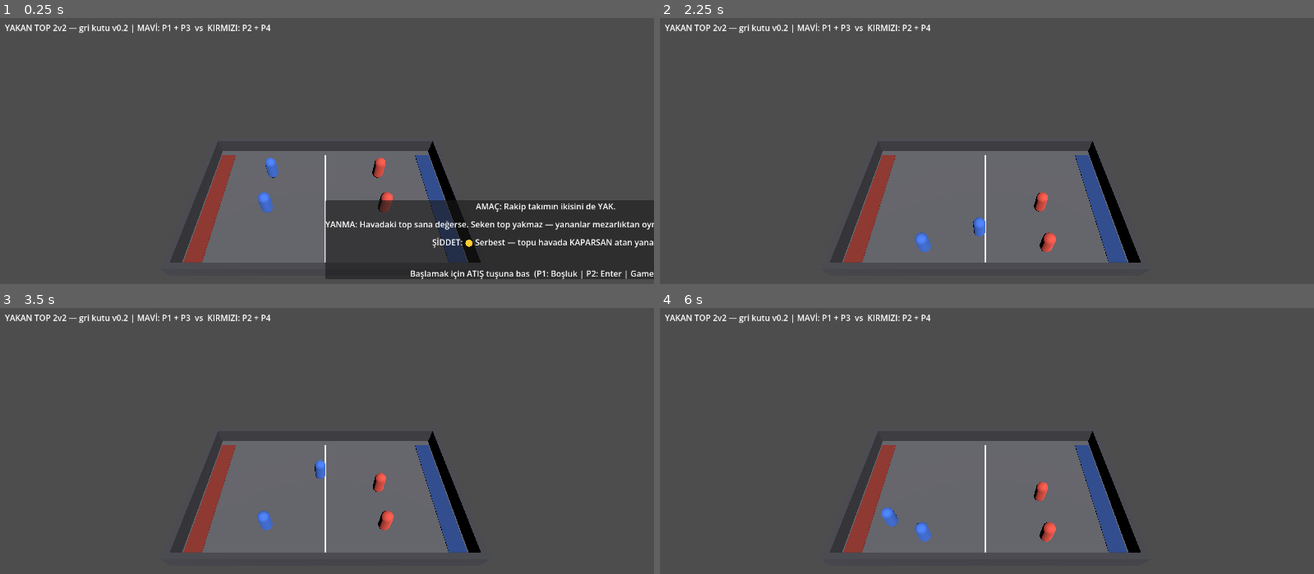
Above: before the commit, frames 1-4 (two rows, left to right).
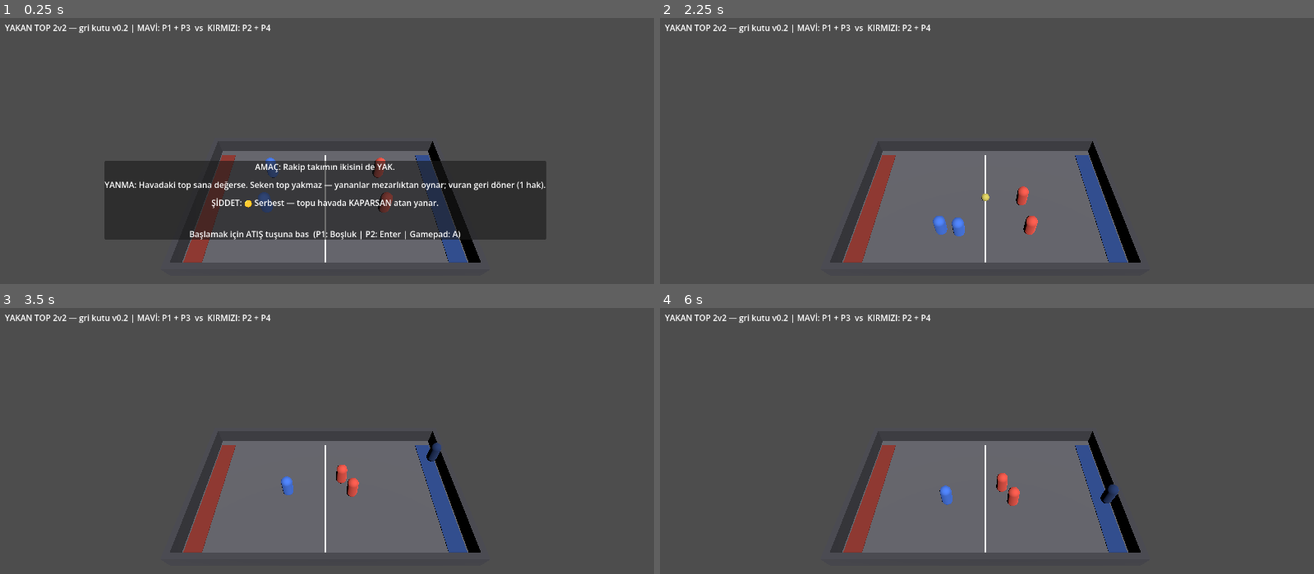
Above: after the commit, the same moments.

Repository: Mchd2323/Sobe
Game: Godot game, scene res://main.tscn
Two runs of this game, one before a commit and one after it. Both use one fixed random seed, a clock stepped at 60 frames per second and the inputs below.
Inputs:
- Up to frame 1 (0.25 s): no input
- Up to frame 2 (2.25 s): tap Enter at 0.5, 1.35 s; hold D 0.53-1.28 s; hold R 0.53-1.28 s; tap Space at 0.77, 1.52 s; hold S 1.28-2.03 s; hold D from 2.03 s (still down); hold R from 2.03 s (still down)
- Up to frame 3 (3.5 s): release D at 2.78 s; release R at 2.78 s; hold W from 2.78 s (still down); tap Enter at 2.85 s; tap Space at 3.02 s
- Up to frame 4 (6 s): release W at 3.53 s; hold R 3.53-4.28 s; hold A 3.53-5.03 s; tap Space at 3.77, 4.52 s; tap Enter at 4.35, 5.85 s; hold S 5.03-5.78 s; hold R 5.03-5.78 s; hold D from 5.78 s (still down)

The runs differ from the first frame. In frame 1, 24% of the frame differs, in the area x 15-100%, y 53-99%; in frame 2, 1.0%; in frame 3, 0.9%; in frame 4, 1.0%.

Commit message:
[A0] Sayisma, UI ortalama duzeltmesi, mezarlik cezasi ve CI bot maci testi
Ilk gercek kanepe testi sonrasi. Godot 4.7.2 ile dogrulandi.

KILITLENEN HIS SABITLERI (kanepe karari): THROW_SPEED=14, PLAYER_SPEED=6.
Botlarin hareketi yeterli bulundu; kapma mekanigi oldugu gibi birakildi.

- SAYISMA: top ortaya donerken DROP_COUNTDOWN (1.5 sn) geri sayim ve sayim
  boyunca DROP_KEEPOUT (3 m) yaklasma yasagi. Oncesinde orta cizgide bekleyen
  oyuncu topu bedavaya alip aninda atabiliyordu - hic mucadele yoktu.
  Acilis topu da ayni yoldan iner. Sozlesmeye on_ball_reset() + get_countdown().
- UI TASMASI: kural karti ve kazanan yazisi PRESET_CENTER kullaniyordu; bu preset
  kutunun sol ust kosesini ekran ortasina koydugu icin panel saga tasip yazilari
  kesiyordu. CenterContainer + FULL_RECT ile gercekten ortalandi, etiketlere
  sarma eklendi, skor etiketi TOP_WIDE'a alindi. Kullanici ekranda dogruladi.
- MEZARLIK_CATCH_PENALTY: yanik aticinin topu havada kapilirsa donus hakki yanar.
  Oncesinde mezarliktan atmanin hicbir riski yoktu.
- CI bot maci testi: scripts/autotest.gd yalniz --sobe-autotest bayragiyla
  yuklenir, normal oyunda hic okunmaz. Tur 120 sn'de bitmezse cikis kodu 1.
- Proje ve CI 4.3 -> 4.7.2. Godot 4.7'nin urettigi .uid dosyalari eklendi.

Olculen taban (4.7.2, saf 2v2 bot, 8 mac): hepsi bitti, kilitlenme yok,
kazanan dagilimi 6-2, sure 21.4-95.5 sn (ort. 60.7 sn).
Sure v0.3'teki 38.7 sn'den yukseldi; enstrumante olcum mac basina 3-7 top
sifirlamasi gosteriyor. Asil kaldirac sayisma suresi degil sifirlama sikligi
(BALL_RESET_TIME). Tempo karari kanepede verilecek.

Co-Authored-By: Claude Opus 5 <noreply@anthropic.com>
Claude-Session: https://claude.ai/code/session_01MTxNxqcJsn6a9ejp78rqrm

Diff:
--- a/project.godot
+++ b/project.godot
@@ -7,7 +7,7 @@
 
 config/name="SOBE - Yakan Top Gri Kutu"
 run/main_scene="res://main.tscn"
-config/features=PackedStringArray("4.3")
+config/features=PackedStringArray("4.7")
 
 [display]
 
--- /dev/null
+++ b/scripts/autotest.gd
@@ -0,0 +1,43 @@
+extends Node
+# SOBE — CI bot maçı testi.
+# YALNIZ `--sobe-autotest` bayrağıyla yüklenir; bayrak yoksa bu dosya hiç okunmaz.
+#
+#   godot --headless --path . -- --sobe-autotest
+#
+# Çıktı: "SONUC: kazanan=<takım> sure=<sn>" + çıkış kodu 0
+#        kilitlenirse "SONUC: KILITLENDI ..." + çıkış kodu 1
+
+const WATCHDOG := 120.0
+
+var _game = null
+var _elapsed := 0.0
+var _done := false
+
+func begin(game) -> void:
+	_game = game
+	# Tüm koltukları bota çevir: insan girdisi olmadan da maç yürüsün.
+	for p in game.players:
+		if not p.is_bot:
+			p.is_bot = true
+			var b := BotBrain.new()
+			b.player = p
+			b.game = game
+			p.brain = b
+	game.current_round.round_finished.connect(_on_finished)
+	game.call_deferred("_start_round")
+
+func _process(delta: float) -> void:
+	if _done or _game == null or not _game.round_active:
+		return
+	_elapsed += delta
+	if _elapsed > WATCHDOG:
+		_done = true
+		print("SONUC: KILITLENDI - %.0f sn'de bitmedi" % WATCHDOG)
+		get_tree().quit(1)
+
+func _on_finished(winner_team: int) -> void:
+	if _done:
+		return
+	_done = true
+	print("SONUC: kazanan=%d sure=%.1fs" % [winner_team, _elapsed])
+	get_tree().quit(0)
--- a/scripts/ball.gd
+++ b/scripts/ball.gd
@@ -6,8 +6,10 @@
 # Havada kapılırsa atan yanar (turu yönetir).
 
 signal hit_player(player, ball)
+signal ball_reset(ball)          # sayışma başlatmak için tur'a haber
 
 var armed := false
+var live := true              # false = sayışma sürüyor, top alınamaz
 var thrower = null            # YTPlayer
 var held_by = null            # YTPlayer
 
@@ -46,16 +48,31 @@
 		global_position = p.global_position + p.facing * 0.7 + Vector3.UP * 1.0
 		return
 
+	# Sayışma sürerken top beklemede: ne sayaç işler ne de yeniden sıfırlanır.
+	if not live:
+		_untouched = 0.0
+		return
+
 	# Kaybolma sigortası: uzun süre sahipsiz kalan ya da sahadan düşen top ortaya döner.
 	_untouched += delta
 	if _untouched > Cfg.BALL_RESET_TIME or global_position.y < -3.0:
 		reset_to_center()
 
+# Topu ortaya alır ve SAYIŞMAYA sokar; canlanmasına tur karar verir (go_live).
 func reset_to_center() -> void:
 	global_position = Vector3(0, 0.6, 0)
 	linear_velocity = Vector3.ZERO
 	angular_velocity = Vector3.ZERO
 	disarm()
+	_untouched = 0.0
+	live = false
+	freeze = true
+	ball_reset.emit(self)
+
+# Sayışma bitti: top oyunda.
+func go_live() -> void:
+	live = true
+	freeze = false
 	_untouched = 0.0
 
 func pick_up(player) -> void:
--- a/scripts/bot_brain.gd
+++ b/scripts/bot_brain.gd
@@ -85,7 +85,7 @@
 	var best_d := INF
 	var b: Vector4 = player.round_ref.get_bounds(player)
 	for ball in game.balls:
-		if ball.held_by == null and not ball.armed:
+		if ball.held_by == null and not ball.armed and ball.live:
 			var p: Vector3 = ball.global_position
 			if p.x >= b.x - Cfg.PICKUP_RADIUS and p.x <= b.y + Cfg.PICKUP_RADIUS:
 				var d: float = player.global_position.distance_to(p)
--- a/scripts/constants.gd
+++ b/scripts/constants.gd
@@ -8,6 +8,13 @@
 const PICKUP_RADIUS := 1.5       # yerden top alma menzili
 const CATCH_RADIUS := 1.6        # havada kapma menzili (beceri penceresi)
 const BALL_RESET_TIME := 6.0     # topa bu kadar sn dokunulmazsa ortaya döner
+
+# SAYIŞMA (top ortaya inmeden önce): çizgide kamp kurup topu bedavaya almayı engeller.
+const DROP_COUNTDOWN := 1.5      # geri sayım süresi (sn)
+const DROP_KEEPOUT := 3.0        # sayım boyunca orta çizgiye yaklaşma yasağı (m)
+
+# Mezarlıktan atmanın bedeli: yanık atıcının topu havada kapılırsa dönüş hakkı yanar.
+const MEZARLIK_CATCH_PENALTY := true
 const BOT_THROW_COOLDOWN := 1.2
 const BOT_CATCH_CHANCE := 0.3
 
--- a/scripts/main.gd
+++ b/scripts/main.gd
@@ -16,6 +16,7 @@
 var _rule_panel: PanelContainer
 var _result_label: Label
 var _score_label: Label
+var _countdown_label: Label
 
 func _ready() -> void:
 	_setup_input()
@@ -32,7 +33,21 @@
 	current_round.setup(players, self)
 	_show_rule_card()
 
+	# CI bot maçı kancası — YALNIZ bayrakla yüklenir, normal oyunda hiç dokunulmaz.
+	if "--sobe-autotest" in OS.get_cmdline_user_args():
+		var at: Node = load("res://scripts/autotest.gd").new()
+		add_child(at)
+		at.begin(self)
+
 func _process(_delta: float) -> void:
+	if state == State.PLAYING and _countdown_label != null:
+		var c: float = current_round.get_countdown()
+		if c > 0.0:
+			_countdown_label.text = str(int(ceil(c)))
+			_countdown_label.visible = true
+		else:
+			_countdown_label.visible = false
+
 	match state:
 		State.BRIEFING:
 			for i in range(1, 5):
@@ -50,6 +65,9 @@
 	round_active = true
 	_rule_panel.visible = false
 	current_round.start()
+	# Açılış topu da sayışmayla iner — kimse çizgide bekleyip bedavaya alamaz.
+	for b in balls:
+		b.reset_to_center()
 
 func _on_round_finished(winner_team: int) -> void:
 	state = State.RESULT
@@ -95,6 +113,7 @@
 	add_child(b)
 	b.global_position = pos
 	b.hit_player.connect(func(pl, ball): current_round.on_player_hit(pl, ball))
+	b.ball_reset.connect(func(ball): current_round.on_ball_reset(ball))
 	balls.append(b)
 
 func _build_arena() -> void:
@@ -153,8 +172,16 @@
 	var canvas := CanvasLayer.new()
 	add_child(canvas)
 
+	# CenterContainer + FULL_RECT: kutuyu gerçekten ortalar.
+	# (PRESET_CENTER panelin SOL ÜST köşesini ortaya koyuyor, panel sağa taşıyordu.)
+	var rule_center := CenterContainer.new()
+	rule_center.set_anchors_preset(Control.PRESET_FULL_RECT)
+	rule_center.mouse_filter = Control.MOUSE_FILTER_IGNORE
+	canvas.add_child(rule_center)
+
 	_rule_panel = PanelContainer.new()
-	_rule_panel.set_anchors_preset(Control.PRESET_CENTER)
+	_rule_panel.custom_minimum_size = Vector2(860, 0)
+	rule_center.add_child(_rule_panel)
 	var vbox := VBoxContainer.new()
 	vbox.add_theme_constant_override("separation", 12)
 	_rule_panel.add_child(vbox)
@@ -163,24 +190,44 @@
 		var l := Label.new()
 		l.text = card[key]
 		l.horizontal_alignment = HORIZONTAL_ALIGNMENT_CENTER
+		l.autowrap_mode = TextServer.AUTOWRAP_WORD_SMART
+		l.custom_minimum_size = Vector2(840, 0)
 		vbox.add_child(l)
 	var start := Label.new()
 	start.text = "\nBaşlamak için ATIŞ tuşuna bas  (P1: Boşluk | P2: Enter | Gamepad: A)"
 	start.horizontal_alignment = HORIZONTAL_ALIGNMENT_CENTER
+	start.autowrap_mode = TextServer.AUTOWRAP_WORD_SMART
+	start.custom_minimum_size = Vector2(840, 0)
 	vbox.add_child(start)
-	canvas.add_child(_rule_panel)
 
 	_score_label = Label.new()
 	_score_label.text = "YAKAN TOP 2v2 — gri kutu v0.2 | MAVİ: P1 + P3  vs  KIRMIZI: P2 + P4"
-	_score_label.position = Vector2(16, 12)
+	_score_label.set_anchors_preset(Control.PRESET_TOP_WIDE)
+	_score_label.offset_left = 16
+	_score_label.offset_top = 12
+	_score_label.offset_right = -16
+	_score_label.autowrap_mode = TextServer.AUTOWRAP_WORD_SMART
 	canvas.add_child(_score_label)
 
+	# Geri sayım (sayışma)
+	var cd_center := CenterContainer.new()
+	cd_center.set_anchors_preset(Control.PRESET_FULL_RECT)
+	cd_center.mouse_filter = Control.MOUSE_FILTER_IGNORE
+	canvas.add_child(cd_center)
+	_countdown_label = Label.new()
+	_countdown_label.add_theme_font_size_override("font_size", 96)
+	_countdown_label.visible = false
+	cd_center.add_child(_countdown_label)
+
+	var res_center := CenterContainer.new()
+	res_center.set_anchors_preset(Control.PRESET_FULL_RECT)
+	res_center.mouse_filter = Control.MOUSE_FILTER_IGNORE
+	canvas.add_child(res_center)
 	_result_label = Label.new()
-	_result_label.set_anchors_preset(Control.PRESET_CENTER)
 	_result_label.horizontal_alignment = HORIZONTAL_ALIGNMENT_CENTER
 	_result_label.add_theme_font_size_override("font_size", 36)
 	_result_label.visible = false
-	canvas.add_child(_result_label)
+	res_center.add_child(_result_label)
 
 func _show_rule_card() -> void:
 	state = State.BRIEFING
--- a/scripts/player.gd
+++ b/scripts/player.gd
@@ -96,7 +96,7 @@
 
 func _try_pickup() -> void:
 	for ball in game.balls:
-		if not ball.armed and ball.held_by == null:
+		if not ball.armed and ball.held_by == null and ball.live:
 			if global_position.distance_to(ball.global_position) <= Cfg.PICKUP_RADIUS:
 				ball.pick_up(self)
 				held_ball = ball
--- a/scripts/round_base.gd
+++ b/scripts/round_base.gd
@@ -26,3 +26,11 @@
 
 func on_catch(_catcher, _ball) -> void:
 	pass
+
+# Top ortaya döndü (sayışma başlatılabilir).
+func on_ball_reset(_ball) -> void:
+	pass
+
+# Süren sayışmanın kalan saniyesi; sayışma yoksa -1.
+func get_countdown() -> float:
+	return -1.0
--- a/scripts/yakan_top_round.gd
+++ b/scripts/yakan_top_round.gd
@@ -7,6 +7,10 @@
 #   ŞİDDET: 🟡 Serbest — topu havada kaparsan atan yanar.
 
 var players: Array = []
+
+var _dropping := false
+var _drop_timer := 0.0
+var _ball = null
 
 func get_rule_card() -> Dictionary:
 	var yanma := "YANMA: Havadaki top sana değerse. Seken top yakmaz — yananlar mezarlıktan oynar"
@@ -32,6 +36,26 @@
 		pl.global_position = spots[pl.team][counts[pl.team]]
 		counts[pl.team] += 1
 
+# --- SAYIŞMA: top ortaya inene kadar iki taraf da çizgiden uzak durur ---
+
+func on_ball_reset(ball) -> void:
+	_ball = ball
+	_dropping = true
+	_drop_timer = Cfg.DROP_COUNTDOWN
+
+func get_countdown() -> float:
+	return _drop_timer if _dropping else -1.0
+
+func _process(delta: float) -> void:
+	if not _dropping:
+		return
+	_drop_timer -= delta
+	if _drop_timer <= 0.0:
+		_dropping = false
+		_drop_timer = 0.0
+		if _ball != null:
+			_ball.go_live()
+
 func get_bounds(player) -> Vector4:
 	var z0 := -Cfg.FIELD_Z + 0.4
 	var z1 := Cfg.FIELD_Z - 0.4
@@ -41,10 +65,12 @@
 		else:
 			return Vector4(-Cfg.FIELD_X - Cfg.MEZARLIK_W, -Cfg.FIELD_X - 0.2, z0, z1)
 	else:
+		# Sayışma sürerken orta çizgiye yaklaşmak yasak (çizgide kamp = bedava top).
+		var inner: float = Cfg.DROP_KEEPOUT if _dropping else 0.4
 		if player.team == 0:
-			return Vector4(-Cfg.FIELD_X + 0.4, -0.4, z0, z1)
+			return Vector4(-Cfg.FIELD_X + 0.4, -inner, z0, z1)
 		else:
-			return Vector4(0.4, Cfg.FIELD_X - 0.4, z0, z1)
+			return Vector4(inner, Cfg.FIELD_X - 0.4, z0, z1)
 
 # --- Sözleşme kancaları (RoundBase) ---
 
@@ -63,8 +89,12 @@
 	var thrower = ball.thrower
 	ball.pick_up(catcher)
 	catcher.held_ball = ball
-	if thrower != null and not thrower.is_burned:
-		thrower.burn()
+	if thrower != null:
+		if not thrower.is_burned:
+			thrower.burn()
+		elif Cfg.MEZARLIK_CATCH_PENALTY:
+			# Mezarlıktan atmanın bedeli: topun kapılırsa dönüş hakkın yanar.
+			thrower.returns_used = Cfg.MEZARLIK_RETURN_LIMIT
 	_check_win()
 
 func _check_win() -> void:
Not shown, added: scripts/autotest.gd.uid
Not shown, added: scripts/ball.gd.uid
Not shown, added: scripts/bot_brain.gd.uid
Not shown, added: scripts/constants.gd.uid
Not shown, added: scripts/main.gd.uid
Not shown, added: scripts/player.gd.uid
Not shown, added: scripts/round_base.gd.uid
Not shown, added: scripts/yakan_top_round.gd.uid
Not shown, changed: .github/workflows/godot-check.yml
Not shown, changed: CLAUDE.md
Not shown, added: GOREVLER.md
Not shown, changed: README.md
